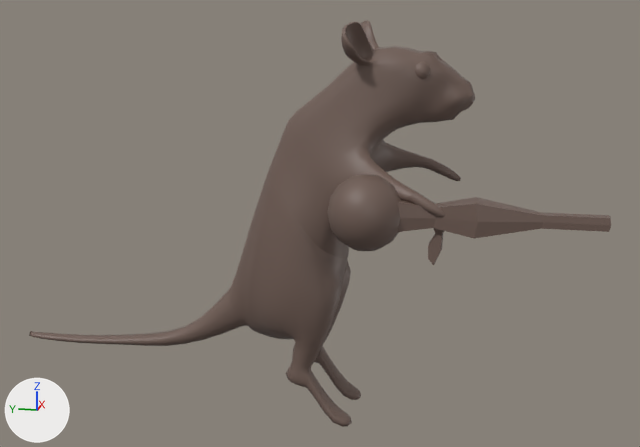
The FBX model Assets/Models/mice.fbx, before and after one commit.
Camera for both pictures: a 50 mm lens placed at (-0.48, -0.086, 0.235), pointed at (-0.003, 0.009, 0.116). Every picture has the same lights, and +X, +Y and +Z are marked at lower left. Where no turn or scale is listed for an object, it has been applied to the vertices.

Script lines for the objects in view, before the commit:
```python
me_cube_008 = bpy.data.meshes.new('Cube.008')
me_cube_008.from_pydata(...)  # 394 vertices, 344 faces; spans x -0.055..0.055, y -0.066..0.014, z 0.001..0.227
me_cube_008.materials.append(mat_mouse_001)  # its picture is missing
me_cube_010 = bpy.data.meshes.new('Cube.010')
me_cube_010.from_pydata(...)  # 548 vertices, 518 faces; spans x -0.0291..0.0291, y -0.0059..0.0647, z 0.0373..0.1475
me_cube_010.materials.append(mat_mouse_001)  # its picture is missing
me_cube_011 = bpy.data.meshes.new('Cube.011')
me_cube_011.from_pydata(...)  # 188 vertices, 202 faces; spans x -0.0673..-0.028, y -0.1413..-0.0035, z 0.1087..0.1532
me_cube_011.materials.append(mat_mouse_001)  # its picture is missing
ob_gun = bpy.data.objects.new('Gun', me_cube_011)
ob_gun.location = (0.0, 0.0, 0.0)
ob_pants = bpy.data.objects.new('Pants', me_cube_010)
ob_pants.location = (0.0, 0.0, 0.0)
ob_pink = bpy.data.objects.new('Pink', me_cube_008)
ob_pink.location = (0.0, 0.0, 0.0)
# also in view: 'Mouse' at (0.0, 0.061, 0.125)
```
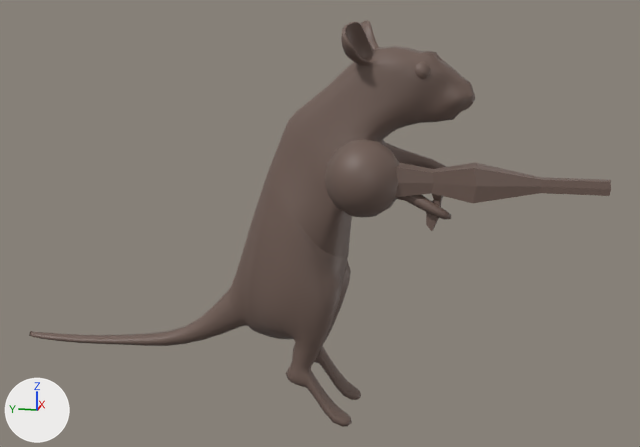
Location of each change, (x1, y1, x2, y2) in pixels of the pictures (640 x 447 px):
'Gun', mesh moved: before (328, 174, 611, 265); after (325, 140, 611, 231)

The edits, one by one:
me_cube_011 has 188 vertices, 202 faces and spans x -0.0673..-0.028, y -0.1413..-0.0035, z 0.1087..0.1532.
me_cube_011 is used by ob_gun; location (0.0, 0.0, 0.0).
me_cube_011 part 1: the whole mesh is moved by (-0.0005, 0.0013, 0.0175).
